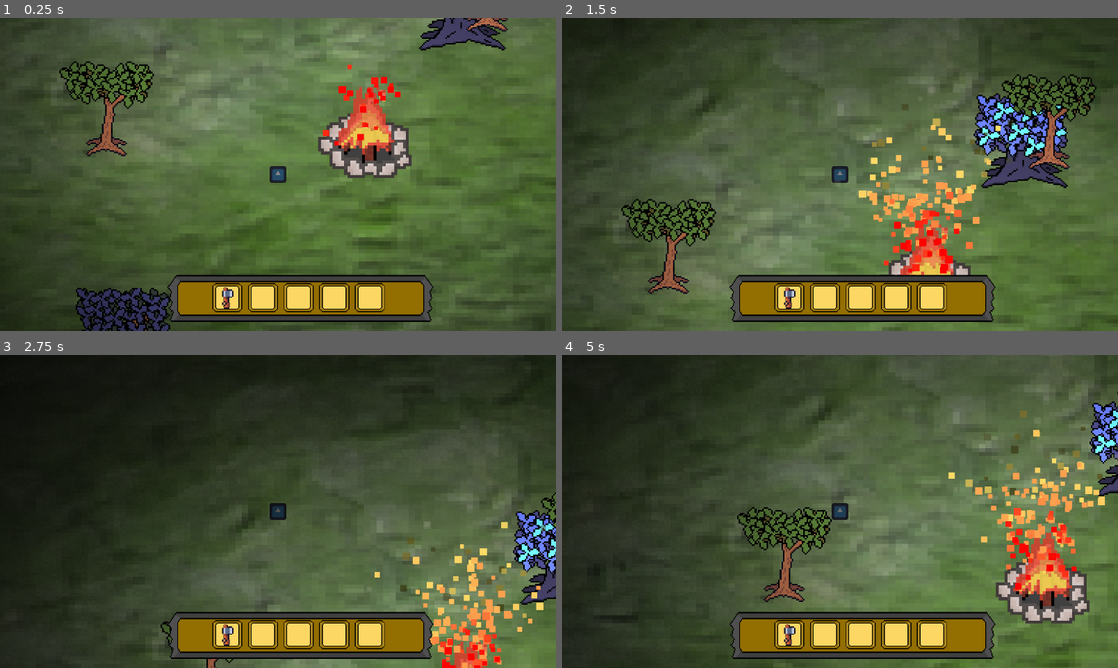
Above: before the commit, frames 1-4 (two rows, left to right).
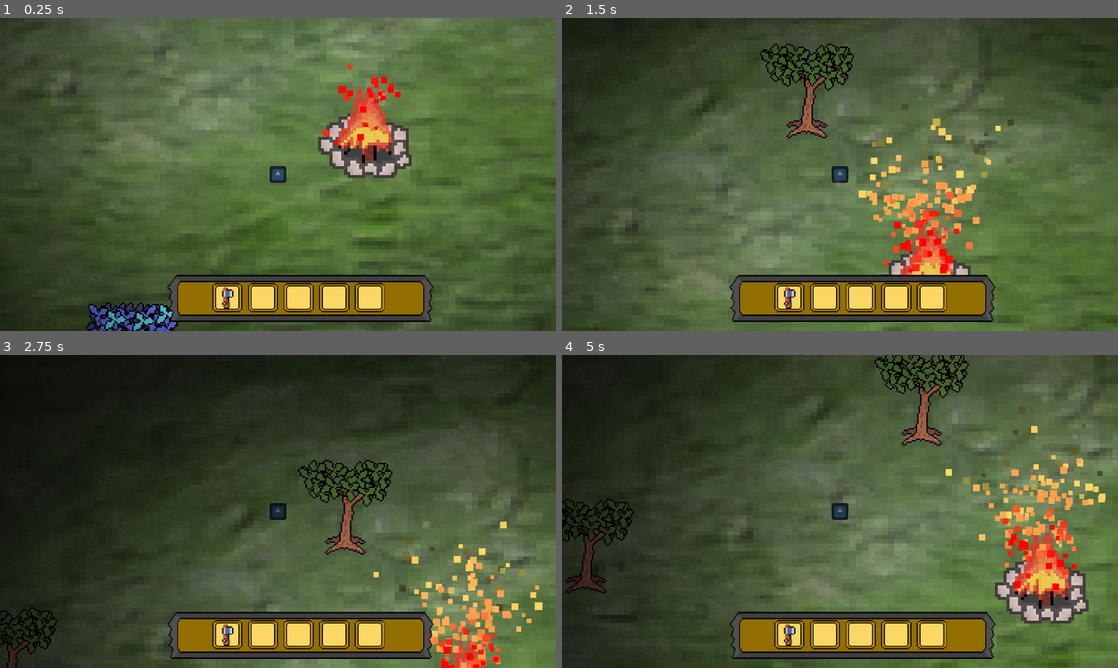
Above: after the commit, the same moments.

Repository: DaqCode/GameDevJS2025
Game: Godot game, scene res://scenes/mainPlayArea/main_scene.tscn
Two runs of this game, one before a commit and one after it. Both use one fixed random seed, a clock stepped at 60 frames per second and the inputs below. The engine's default icon, where the game draws it, is replaced by a stand-in: a white triangle on a blue panel in a dark square.
Inputs:
- Up to frame 1 (0.25 s): no input
- Up to frame 2 (1.5 s): hold W (up) from 0.53 s (still down); tap E (interact) at 0.6, 1.35 s
- Up to frame 3 (2.75 s): release W (up) at 2.03 s; hold A (left) from 2.03 s (still down); tap E (interact) at 2.1 s
- Up to frame 4 (5 s): tap E (interact) at 2.85, 3.6, 4.35 s; release A (left) at 3.53 s; hold S (down) 3.53-4.28 s; hold D (right) from 4.28 s (still down)

The runs differ from the first frame. In frame 1, 4.7% of the frame differs, in the area x 10-92%, y 0-100%; in frame 2, 7.9%; in frame 3, 5.1%; in frame 4, 8.3%, in the area x 0-100%, y 0-99%.

Commit message:
Basically given up on how to try to get this signal stuff to work....

Diff:
--- a/gamedevjs2025/project.godot
+++ b/gamedevjs2025/project.godot
@@ -23,6 +23,10 @@
 [display]
 
 window/stretch/mode="viewport"
+
+[global_group]
+
+Tree=""
 
 [input]
 
--- a/gamedevjs2025/scenes/assets/trees/tree_types.gd
+++ b/gamedevjs2025/scenes/assets/trees/tree_types.gd
@@ -1,9 +1,13 @@
 extends StaticBody2D
 
+@onready var tree_texture := $TreeTexture
+@onready var tree_area_collision : Area2D = $TreeSpacingArea
+
+
 signal ready_to_chop
+signal begin_waiting_until_chop
 signal done_chopping
 
-@onready var tree_texture := $TreeTexture
 
 enum TreeTypes{
 	TREE_1,
@@ -86,7 +90,7 @@
 	var seed_probs = data["seed_drops"]
 	for i in range(seed_probs.size()):
 		seed_roll -= seed_probs[i]
-		if seed_roll <=0:
+		if seed_roll <= 0:
 			seed_amount = i
 			break
 
@@ -100,20 +104,22 @@
 			plank_amount = i
 			break
 
-	# FOR DEBUGGING PURPOSES
 	var seed_value = data["seed_value"][seed_amount]
 	var plank_value = data["plank_value"][plank_amount]
 
 	print("CHOPPING: %s" % get_tree_name(tree_type))
 	print("Dropped Seeds: %d, Planks: %d" % [seed_value, plank_value])
-# 	var wait_time = rng.randf_range(data["regrow_min"], data["regrow_max"])
+
+	emit_signal("begin_waiting_until_chop")
 
 
-func _on_tree_interaction_body_entered(body: Node2D) -> void:
+func on_tree_interaction_body_entered(body: Node2D) -> void:
 	if body.name == "Bron":
 		emit_signal("ready_to_chop", self)
 
 func _on_tree_interaction_body_exited(body: Node2D) -> void:
 	if body.name == "Bron":
-		emit_signal("done_chopping", self)
-		queue_free()
+		print ("Bron exited...")
+
+func tree_chopped() -> void:
+	queue_free()
--- a/gamedevjs2025/scenes/assets/trees/tree_types.tscn
+++ b/gamedevjs2025/scenes/assets/trees/tree_types.tscn
@@ -11,7 +11,10 @@
 radius = 6.0
 height = 26.0
 
-[node name="TreeTypes" type="StaticBody2D"]
+[sub_resource type="RectangleShape2D" id="RectangleShape2D_6j25m"]
+size = Vector2(43, 51)
+
+[node name="TreeTypes" type="StaticBody2D" groups=["Tree"]]
 modulate = Color(0.0588235, 0.0588235, 0.0588235, 1)
 script = ExtResource("1_6j25m")
 
@@ -34,7 +37,13 @@
 rotation = 1.5708
 shape = SubResource("CapsuleShape2D_17iq3")
 
+[node name="TreeSpacingArea" type="Area2D" parent="."]
+
+[node name="TreeSpacingCollisionShape" type="CollisionShape2D" parent="TreeSpacingArea"]
+position = Vector2(-0.5, 24.5)
+shape = SubResource("RectangleShape2D_6j25m")
+
 [node name="RegrowTime" type="Timer" parent="."]
 
-[connection signal="body_entered" from="TreeInteraction" to="." method="_on_tree_interaction_body_entered"]
+[connection signal="body_entered" from="TreeInteraction" to="." method="on_tree_interaction_body_entered"]
 [connection signal="body_exited" from="TreeInteraction" to="." method="_on_tree_interaction_body_exited"]
--- a/gamedevjs2025/scenes/characters/bron/bron.gd
+++ b/gamedevjs2025/scenes/characters/bron/bron.gd
@@ -36,11 +36,23 @@
 # This is called when entering tree area
 func _on_tree_ready_to_chop(tree: Node) -> void:
 	near_tree = tree
+	if not tree.is_connected("begin_waiting_until_chop", Callable(self, "tree_chopped")):
+		tree.connect("begin_waiting_until_chop", Callable(self, "tree_chopped"))
+
 
 # This is called when leaving tree area
 func _on_tree_done_chopping() -> void:
 	near_tree = null
+	queue_free()
 
 
 func _on_axe_chopping_timeout() -> void:
 	chopping = false
+
+func tree_chopped() -> void:
+	print("He started cutting, now i will wait for the timer to expire and then hit the queu free.")
+	await chopping_tree_timer.timeout
+	if near_tree:
+		near_tree.tree_chopped()
+		near_tree = null
+	chopping = false
--- a/gamedevjs2025/scenes/mainPlayArea/main_scene.gd
+++ b/gamedevjs2025/scenes/mainPlayArea/main_scene.gd
@@ -2,6 +2,10 @@
 
 @onready var player = $Bron
 var TreeScene = preload("res://scenes/assets/trees/tree_types.tscn")
+
+
+var placed_positions: Array = []
+const MIN_TREE_SEPARATION := 60
 
 # Spawn with following conditions
 # - in the global position between : 428.0, 156.0  and 892.0, 406.0.
@@ -9,24 +13,28 @@
 # - Each of these trees need to be instantiated, and connected to a signal for the player to chop down.
 
 func _ready() -> void:
-	for i in range(randi_range(5, 8)):
+	for i in range(randi_range(3, 7)):
 		var tree = TreeScene.instantiate()
 		add_child(tree)
 
-		var pos = generate_valid_tree_position()
-		tree.global_position = pos
+		while true:
+			var pos = Vector2(randf_range(428, 892), randf_range(156, 406))
+			if is_in_campfire_zone(pos):
+				continue
 
-		tree.connect("ready_to_chop", player._on_tree_ready_to_chop)
-		tree.connect("done_chopping", player._on_tree_done_chopping)
-		print (str(tree.global_position) + " is tree " + str(i) + " position....")
+			var safe := true
+			for other_pos in placed_positions:
+				if pos.distance_to(other_pos) < MIN_TREE_SEPARATION:
+					safe = false
+					break
+			if not safe:
+				# too close, pick again
+				continue
 
-func generate_valid_tree_position() -> Vector2:
-	while true:
-		var pos = Vector2(randf_range(428.0, 892.0), randf_range(156.0, 406.0))
-		if not is_in_campfire_zone(pos):
-			return pos
-
-	return Vector2.ZERO
+			placed_positions.append(pos)
+			tree.global_position = pos
+			break
+		# print("Tree %d at %s" % [i, tree.pos])
 
 
 func is_in_campfire_zone(pos: Vector2) -> bool:
Not shown: 1 places in gamedevjs2025/scenes/assets/trees/tree_types.tscn that only renumber resources
